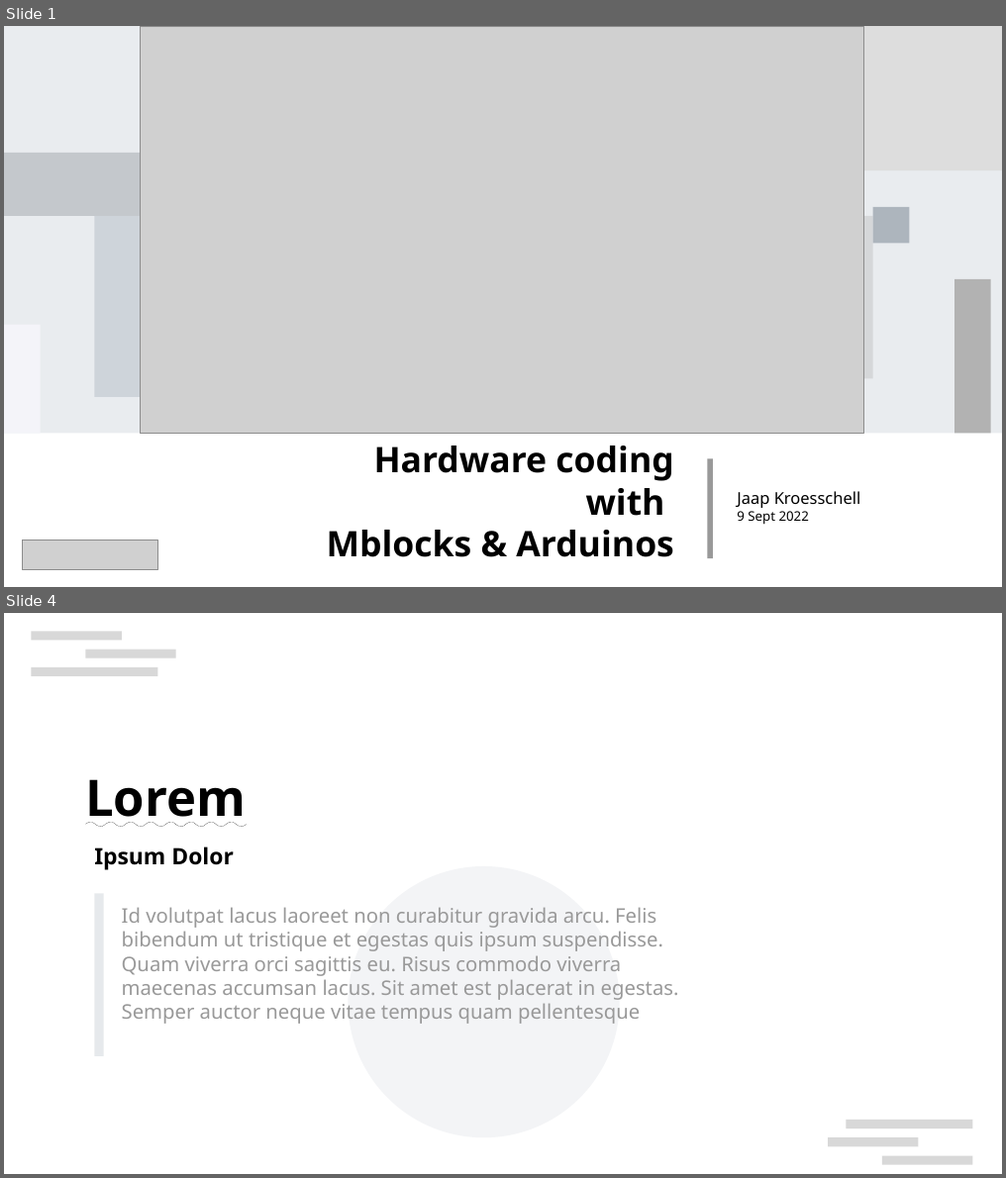
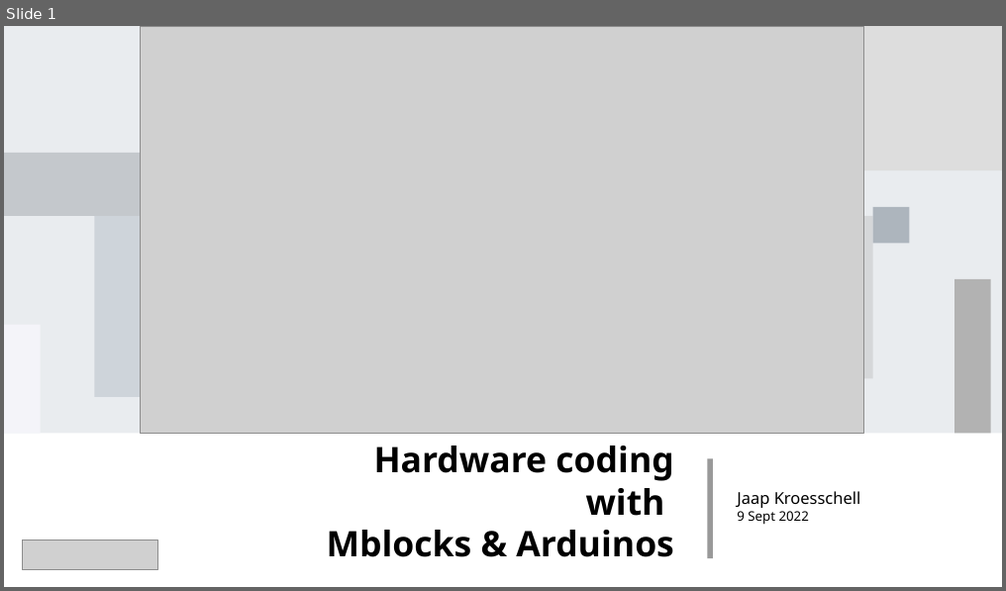
Before and after one commit to Jaapk/arduino_mblocks, a slide deck: docs/mBlocks-Arduino-course-01.odp. Shown one above the other, each under a label of ours: slides 1 and 4 before the commit, slide 1 after it; the slides between them are not shown. The pictures are 1006x1178 and 1006x591 pixels, drawn with LibreOffice and Linux fonts; fonts in the diff are those of the drawing; grey boxes stand for pictures; background and template pictures are left out. Boxes give left, top, right and bottom in pixels: in the first picture for what was removed or moved away, otherwise in the second. Text is boxed around its words. In the diff, an @@ line names an element or a change of style, - is before the commit and + after.

```diff
--- a/docs/mBlocks-Arduino-course-01.odp
+++ b/docs/mBlocks-Arduino-course-01.odp
@@ slide 4 removed at box(4, 613, 1002, 1174), background #FFFFFF @@
@@ rectangle removed at box(31, 631, 122, 640) @@
@@ rectangle removed at box(31, 667, 157, 676) @@
@@ rectangle removed at box(85, 650, 176, 659) @@
@@ text removed at box(85, 779, 246, 827) @@
-Lorem
@@ text removed at box(94, 847, 234, 870) @@
-Ipsum Dolor
@@ ellipse removed at box(349, 866, 620, 1139) @@
@@ rectangle removed at box(94, 894, 104, 1057) @@
@@ text removed at box(122, 907, 679, 1024) @@
-Id volutpat lacus laoreet non curabitur gravida arcu. Felis bibendum ut tristique et egestas quis ipsum suspendisse. Quam viverra orci sagittis eu. Risus commodo viverra maecenas accumsan lacus. Sit amet est placerat in egestas. Semper auctor neque vitae tempus quam pellentesque
@@ rectangle removed at box(828, 1139, 919, 1148) @@
@@ rectangle removed at box(846, 1120, 973, 1129) @@
@@ rectangle removed at box(882, 1157, 973, 1165) @@
```
Also in this commit, not shown: 6 slides changed, 7 slides added, 2 other slides removed, 17 other files.
